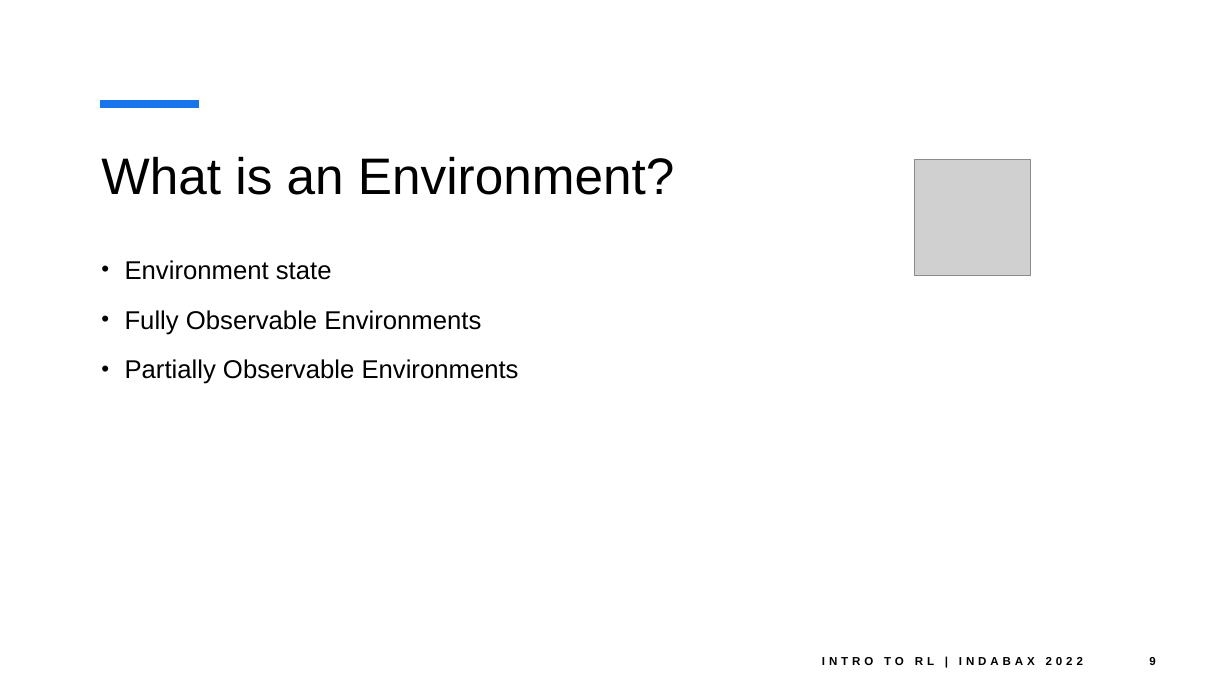
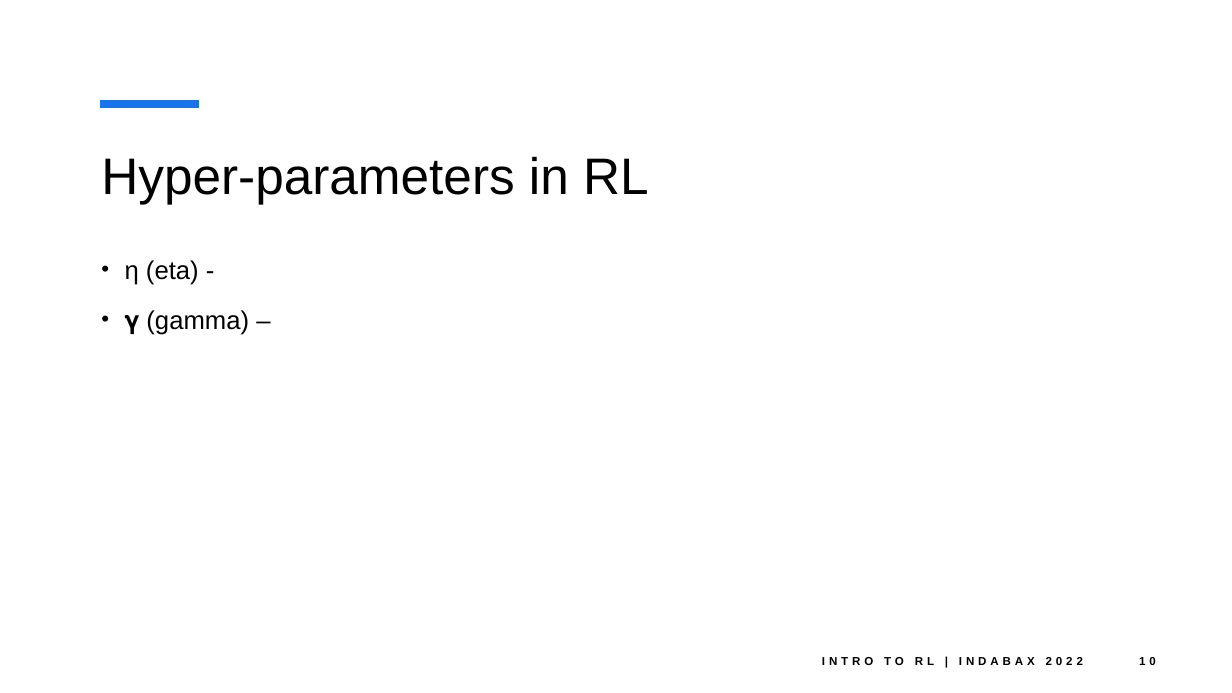
Before and after one commit to ashwineepandey/talk-indabax-2022, a slide deck: slide 10 of IntroToReinforcementLearning_IndabaX2022_001.pptx (slide 9 before the commit). Drawn at 1232x693 pixels with LibreOffice and Linux fonts; fonts in the diff are those of the drawing; grey boxes stand for pictures. Boxes give left, top, right and bottom in pixels: in the first picture for what was removed or moved away, otherwise in the second. Text is boxed around its words. In the diff, an @@ line names an element or a change of style, - is before the commit and + after.

```diff
--- a/IntroToReinforcementLearning_IndabaX2022_001.pptx
+++ b/IntroToReinforcementLearning_IndabaX2022_001.pptx
@@ title at (101, 156, 649, 204): text changed @@
-What is an Environment?
+Hyper-parameters in RL
@@ picture removed at (915, 160, 1031, 275) @@
@@ text at (125, 260, 249, 335): text changed @@
-• Environment state
-• Fully Observable Environments
-• Partially Observable Environments
+• η (eta) -
+• 𝛄 (gamma) –
@@ page number at (1139, 657, 1156, 665): text changed @@
-9
+10
```
Also in this commit, not shown: 3 other slides changed, 2 slides added, 4 other files.
